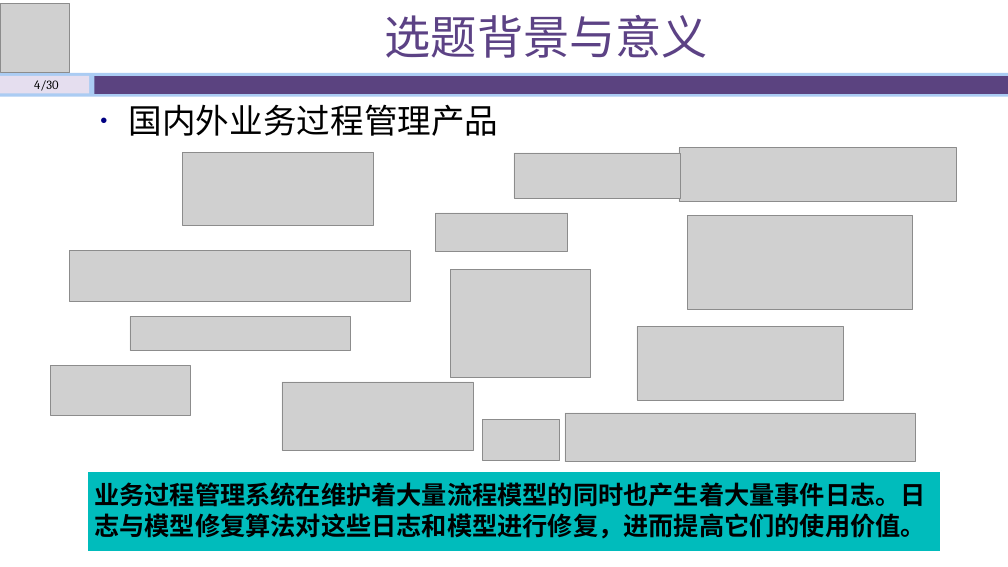
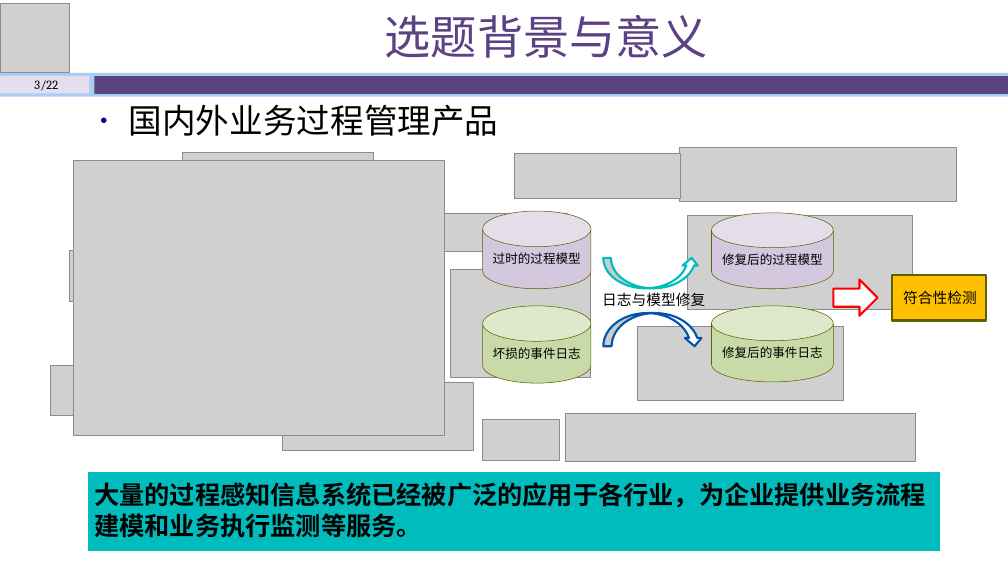
Before and after one commit to shawn47/0930, a slide deck: slide 3 of 开题答辩930.pptx (slide 4 before the commit). Drawn at 1008x567 pixels with LibreOffice and Linux fonts; fonts in the diff are those of the drawing; grey boxes stand for pictures. Boxes give left, top, right and bottom in pixels: in the first picture for what was removed or moved away, otherwise in the second. Text is boxed around its words. In the diff, an @@ line names an element or a change of style, - is before the commit and + after.

```diff
--- a/开题答辩930.pptx
+++ b/开题答辩930.pptx
@@ text at bbox=[34, 80, 58, 91]: text changed @@
-4/30
+3/22
@@ picture added at bbox=[73, 160, 445, 435] @@
@@ cylinder added at bbox=[482, 211, 591, 289], fill #D3C8DE, outline #606000 0.5 pt, 12 pt, text #000000 @@
+过时的过程模型
@@ cylinder added at bbox=[712, 212, 833, 289], fill #D3C8DE, outline #606000 0.5 pt, 12 pt, text #000000 @@
+修复后的过程模型
@@ curved up arrow added at bbox=[603, 258, 699, 288], fill #FFFFFF, outline #00BDBD 2 pt @@
@@ text added at bbox=[602, 290, 705, 309], 14 pt, text #000000 @@
+日志与模型修复
@@ right arrow added at bbox=[833, 280, 878, 316], fill #FFFFFF, outline #FF0000 2 pt @@
@@ rectangle added at bbox=[892, 274, 986, 321], fill #FFC000, outline #606000 2 pt @@
@@ text added at bbox=[903, 290, 977, 304], 14 pt, text #000000 @@
+符合性检测
@@ picture removed at bbox=[130, 317, 351, 351] @@
@@ cylinder added at bbox=[482, 306, 591, 383], fill #C9DAA9, outline #606000 0.5 pt, 12 pt, text #000000 @@
+坏损的事件日志
@@ curved down arrow added at bbox=[603, 313, 703, 346], fill #FFFFFF, outline #0055AA 2 pt @@
@@ cylinder added at bbox=[712, 306, 833, 383], fill #C9DAA9, outline #606000 0.5 pt, 12 pt, text #000000 @@
+修复后的事件日志
@@ text at bbox=[94, 482, 926, 538]: text changed @@
-业务过程管理系统在维护着大量流程模型的同时也产生着大量事件日志。日志与模型修复算法对这些日志和模型进行修复，进而提高它们的使用价值。
+大量的过程感知信息系统已经被广泛的应用于各行业，为企业提供业务流程建模和业务执行监测等服务。
```
Also in this commit, not shown: 20 other slides changed, 8 slides removed, 26 other files.
